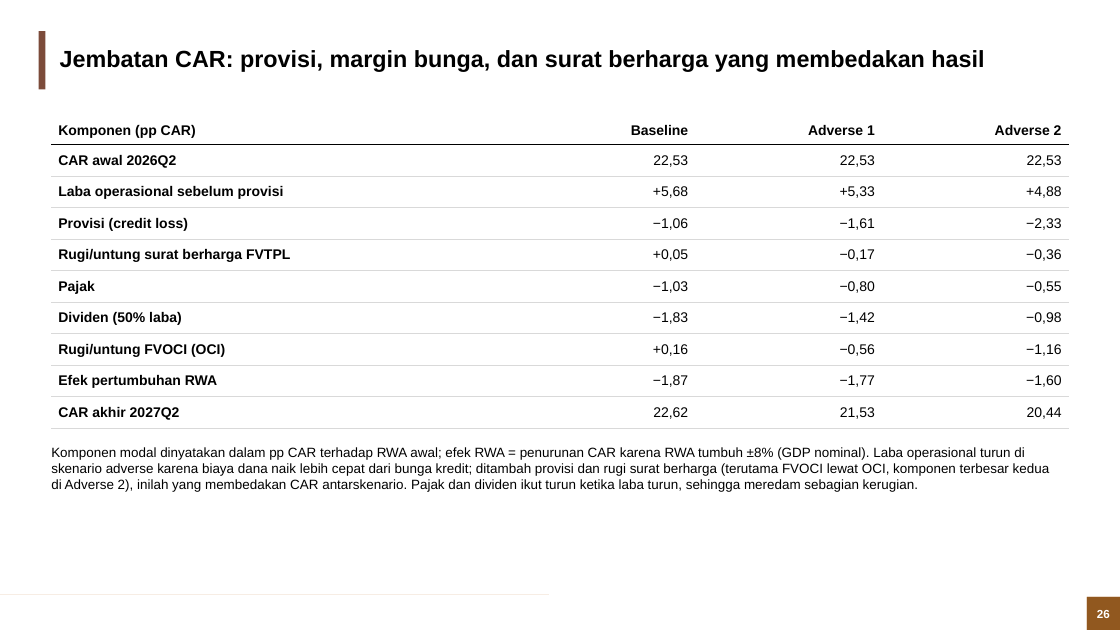
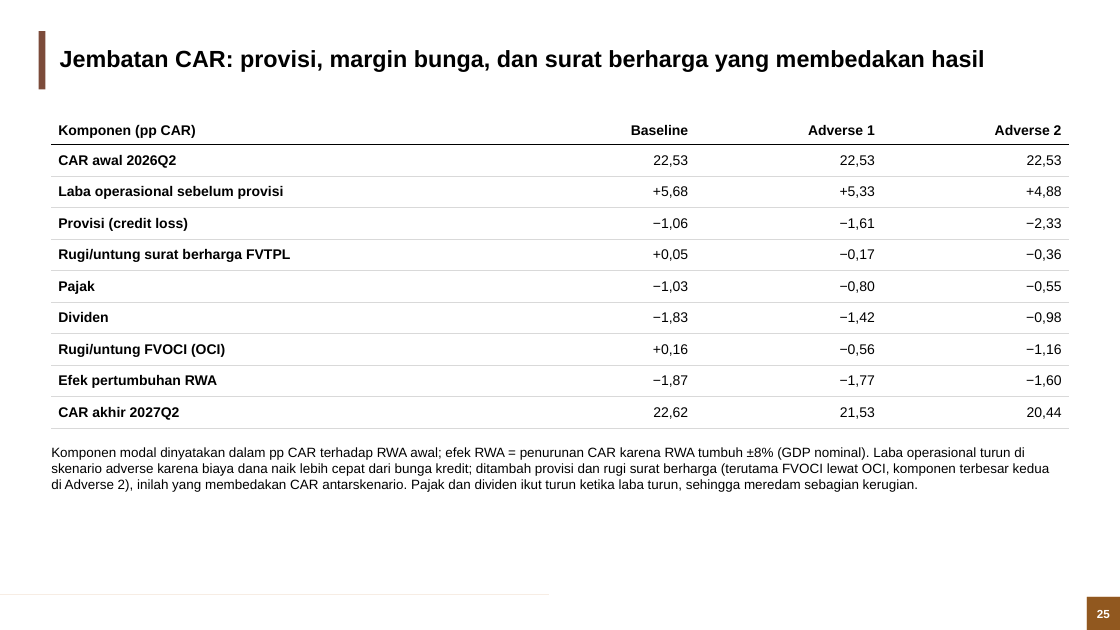
Before and after one commit to muhamadhaikal128/banking-stress-test, a slide deck: slide 25 of Banking Stress Test (Solvency).pptx (slide 26 before the commit). Drawn at 1120x630 pixels with LibreOffice and Linux fonts; fonts in the diff are those of the drawing; background and template pictures are left out. Boxes give left, top, right and bottom in pixels: in the first picture for what was removed or moved away, otherwise in the second. Text is boxed around its words. In the diff, an @@ line names an element or a change of style, - is before the commit and + after.

```diff
--- a/Banking Stress Test (Solvency).pptx
+++ b/Banking Stress Test (Solvency).pptx
@@ table at (51,117,1068,429) @@
-row 7, column 1: Dividen (50% laba)
+row 7, column 1: Dividen
```
Also in this commit, not shown: 35 other slides changed, 1 slide removed, 1 other file.
